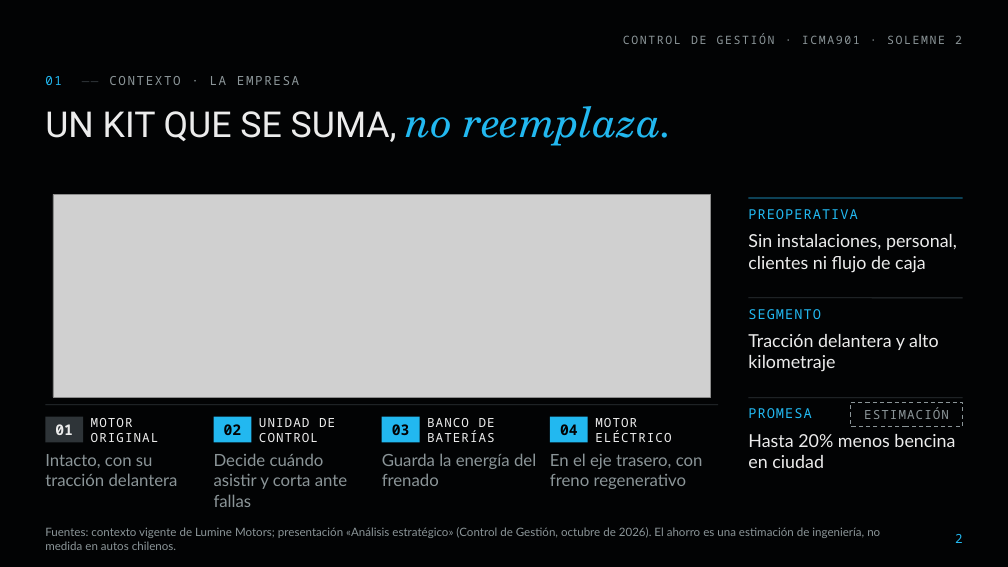
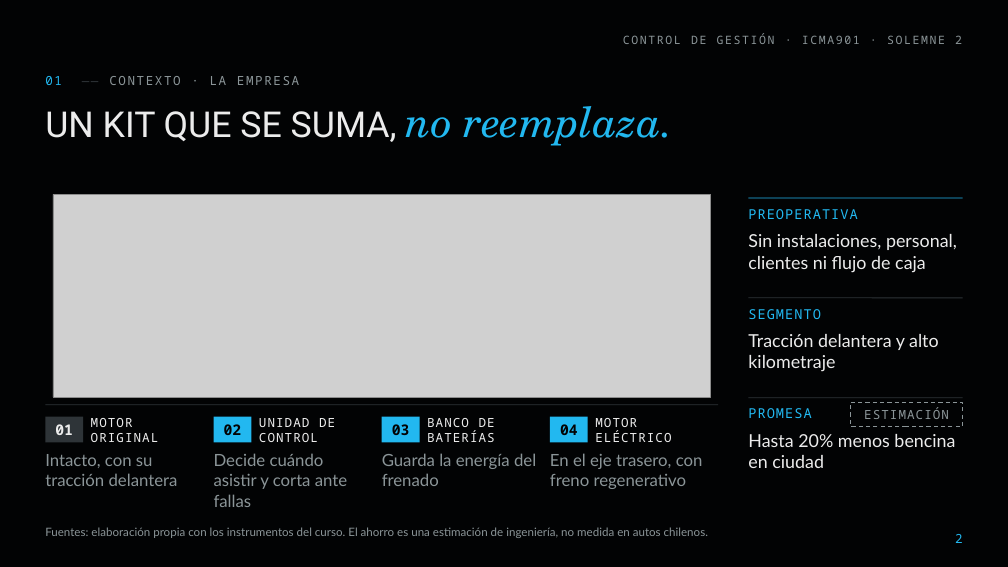
Before and after one commit to diegoaam0109-ux/lumine, a slide deck: slide 2 of solemne-2/Lumine_Solemne2_CMI_Control_de_Gestion.pptx. Drawn at 1008x567 pixels with LibreOffice and Linux fonts; fonts in the diff are those of the drawing; grey boxes stand for pictures; background and template pictures are left out. Boxes give left, top, right and bottom in pixels: in the first picture for what was removed or moved away, otherwise in the second. Text is boxed around its words. In the diff, an @@ line names an element or a change of style, - is before the commit and + after.

```diff
--- a/solemne-2/Lumine_Solemne2_CMI_Control_de_Gestion.pptx
+++ b/solemne-2/Lumine_Solemne2_CMI_Control_de_Gestion.pptx
@@ text at box(45, 527, 708, 538): text changed @@
-Fuentes: contexto vigente de Lumine Motors; presentación «Análisis estratégico» (Control de Gestión, octubre de 2026). El ahorro es una estimación de ingeniería, no medida en autos chilenos.
+Fuentes: elaboración propia con los instrumentos del curso. El ahorro es una estimación de ingeniería, no medida en autos chilenos.
```
Also in this commit, not shown: 26 other slides changed, 24 other files.
